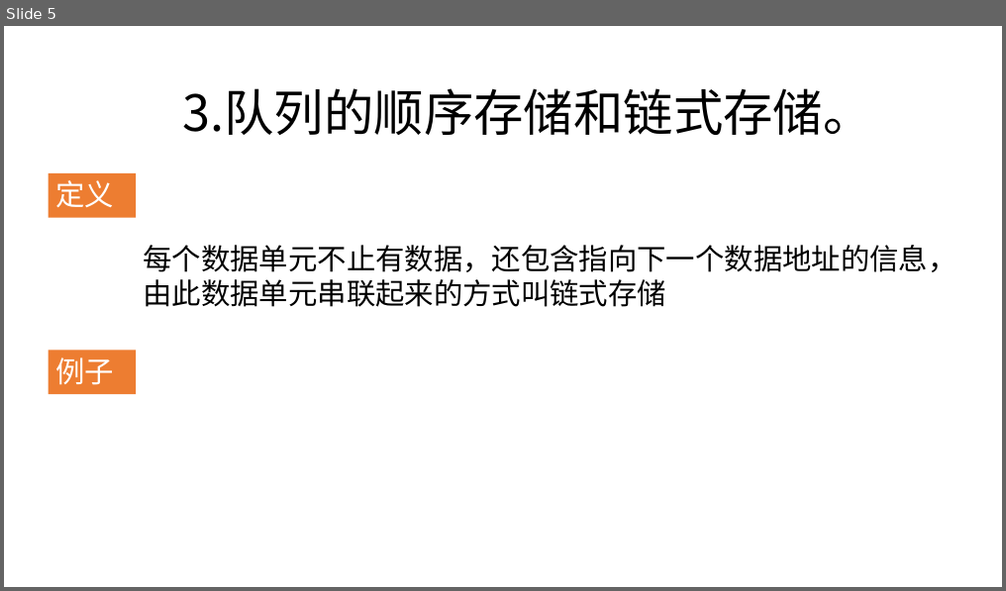
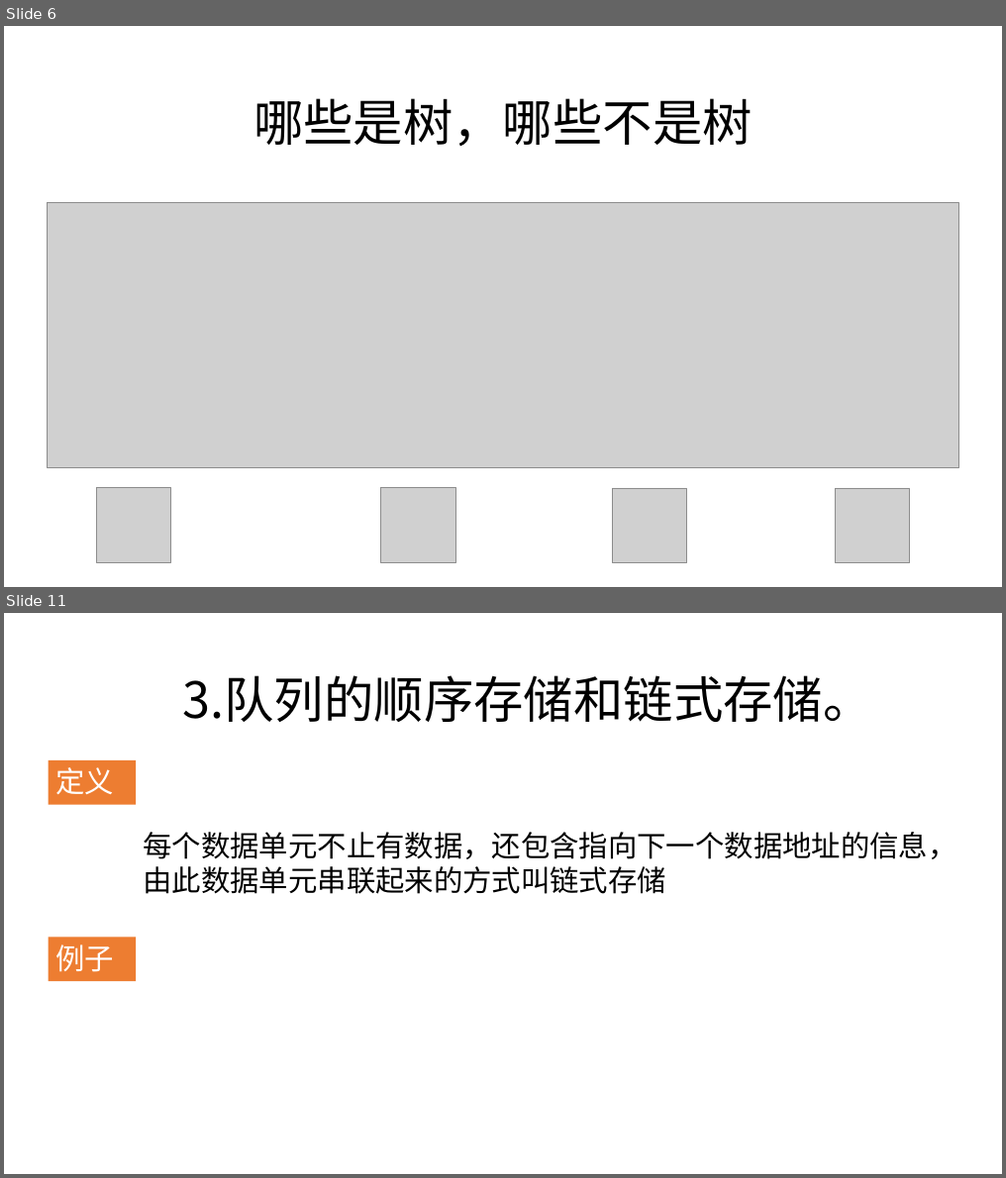
Before and after one commit to zjyesir/hmc_data_structure, a slide deck: ppt/6.树和二叉树.pptx. Shown one above the other, each under a label of ours: slide 5 before the commit, slides 6 and 11 after it; the slides between them are not shown. The pictures are 1006x591 and 1006x1178 pixels, drawn with LibreOffice and Linux fonts; fonts in the diff are those of the drawing; grey boxes stand for pictures; background and template pictures are left out. Boxes give left, top, right and bottom in pixels: in the first picture for what was removed or moved away, otherwise in the second. Text is boxed around its words. In the diff, an @@ line names an element or a change of style, - is before the commit and + after.

```diff
--- a/ppt/6.树和二叉树.pptx
+++ b/ppt/6.树和二叉树.pptx
@@ slide 6 added at box(4, 26, 1002, 587), background picture (left out) @@
@@ text added at box(253, 98, 752, 146), 48 pt, text #000000 @@
+哪些是树，哪些不是树
@@ picture added at box(48, 203, 959, 469) @@
@@ picture added at box(96, 488, 171, 563) @@
@@ picture added at box(380, 488, 455, 563) @@
@@ picture added at box(612, 488, 687, 564) @@
@@ picture added at box(835, 488, 910, 564) @@
@@ what was slide 5 is now slide 11 @@
```
Also in this commit, not shown: 4 slides changed, 5 other slides added, 2 other files.
